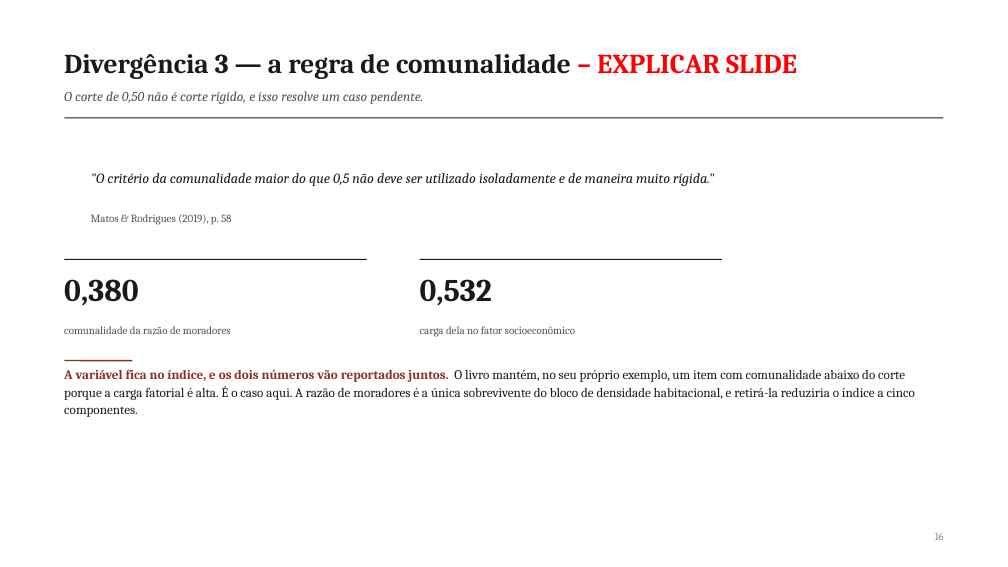
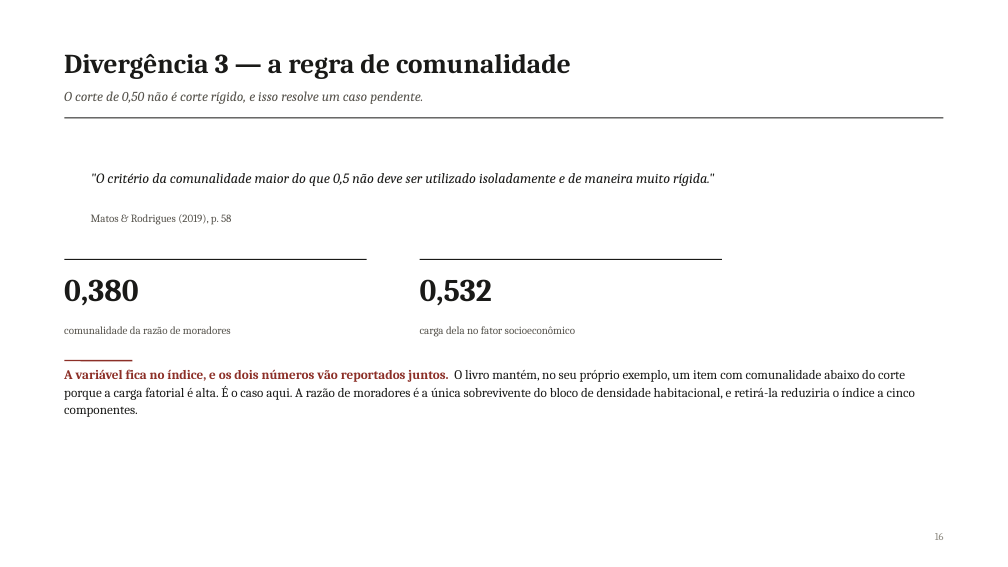
Before and after one commit to pedrinndias/Projeto_IVS_Censo, a slide deck: slide 16 of docs/Apresentacoes_IVS/Analise_Fatorial_NB04_2026-09.pptx. Drawn at 1008x567 pixels with LibreOffice and Linux fonts; fonts in the diff are those of the drawing. Boxes give left, top, right and bottom in pixels: in the first picture for what was removed or moved away, otherwise in the second. Text is boxed around its words. In the diff, an @@ line names an element or a change of style, - is before the commit and + after.

```diff
--- a/docs/Apresentacoes_IVS/Analise_Fatorial_NB04_2026-09.pptx
+++ b/docs/Apresentacoes_IVS/Analise_Fatorial_NB04_2026-09.pptx
@@ text at (x1=64, y1=54, x2=571, y2=79): text changed @@
-Divergência 3 — a regra de comunalidade – EXPLICAR SLIDE
+Divergência 3 — a regra de comunalidade
```
Also in this commit, not shown: 40 other slides changed, 1 slide added, 1 slide removed, 17 other files.
